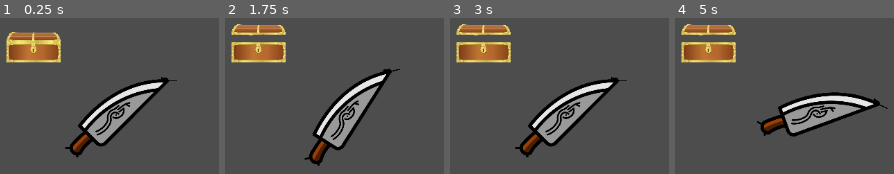
Above: before the commit, frames 1-4 (left to right).
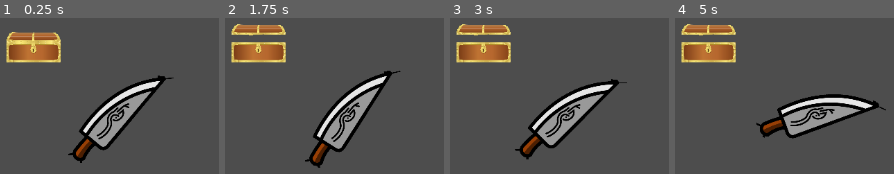
Above: after the commit, the same moments.

Repository: Alinj7/project1
Game: Godot game, scene res://Scenes/Main.tscn
The game is run twice, just before and just after one commit, with the same random seed, the same clock (stepped at 60 frames per second) and the same inputs.
Inputs (mouse positions are in pixels of both pictures, inside the frame that each line leads up to):
- Up to frame 1 (0.25 s): no input
- Up to frame 2 (1.75 s): tap Enter at 0.5 s; move the mouse to (257, 47) at 0.52 s; click (257, 47) at 0.67 s; move the mouse to (345, 119) at 1.27 s; click (345, 119) at 1.42 s
- Up to frame 3 (3 s): move the mouse to (outside the picture) at 2.02 s; click (outside the picture) at 2.17 s; tap Space at 2.75 s; move the mouse to (outside the picture) at 2.77 s; click (outside the picture) at 2.92 s
- Up to frame 4 (5 s): tap Enter at 3.5 s; move the mouse to (outside the picture) at 3.52 s; click (outside the picture) at 3.67 s; tap Space at 4.25 s; move the mouse to (802, 120) at 4.27 s; click (802, 120) at 4.42 s

The runs differ from the first frame. In frame 1, 5.9% of the frame differs, in the area x 29-81%, y 36-93%; in frame 2, 5.3%; in frame 3, 5.3%; in frame 4, 5.3%.
Error before the commit: Invalid access to property or key of type 'String' on a base object of type 'Dictionary'. (res://Scripts/weapon.gd:47)

Commit message:
Add files via upload

Diff:
--- a/project1/Scenes/fight_arena.tscn
+++ b/project1/Scenes/fight_arena.tscn
@@ -1,7 +1,11 @@
-[gd_scene load_steps=3 format=3 uid="uid://dv208tu3uwmrj"]
+[gd_scene load_steps=7 format=3 uid="uid://dv208tu3uwmrj"]
 
 [ext_resource type="Script" path="res://Scripts/fight_arena.gd" id="1_n77yw"]
 [ext_resource type="PackedScene" uid="uid://cn0cojw0yasyv" path="res://Scenes/fighter.tscn" id="1_t5ee8"]
+[ext_resource type="Texture2D" uid="uid://cfcb2snxlpyo8" path="res://Assets/UI/hp_bar_red.png" id="3_bvfol"]
+[ext_resource type="Texture2D" uid="uid://bd04885agusi1" path="res://Assets/UI/hp_bar_over.png" id="4_gi0dv"]
+[ext_resource type="Texture2D" uid="uid://b7n00a76iyegw" path="res://Assets/UI/hp_bar_green.png" id="5_50ojx"]
+[ext_resource type="Texture2D" uid="uid://dcwqamrj8tlnh" path="res://Assets/UI/ok_button.png" id="6_fxh40"]
 
 [node name="fight_arena" type="Node2D"]
 script = ExtResource("1_n77yw")
@@ -9,8 +13,10 @@
 [node name="spawn_points" type="Node2D" parent="."]
 
 [node name="hero_point" type="Node2D" parent="spawn_points"]
+position = Vector2(265, 306)
 
 [node name="enemy_point" type="Node2D" parent="spawn_points"]
+position = Vector2(917, 304)
 
 [node name="Fighters" type="Node2D" parent="."]
 
@@ -20,3 +26,112 @@
 [node name="enemy" parent="Fighters" instance=ExtResource("1_t5ee8")]
 position = Vector2(921, 316)
 scale = Vector2(-1, 1)
+
+[node name="CanvasLayer" type="CanvasLayer" parent="."]
+
+[node name="UI" type="Control" parent="CanvasLayer"]
+layout_mode = 3
+anchors_preset = 15
+anchor_right = 1.0
+anchor_bottom = 1.0
+grow_horizontal = 2
+grow_vertical = 2
+
+[node name="hero_bar" type="TextureProgressBar" parent="CanvasLayer/UI"]
+layout_mode = 1
+offset_left = 153.0
+offset_top = 32.0
+offset_right = 453.0
+offset_bottom = 82.0
+value = 100.0
+texture_under = ExtResource("3_bvfol")
+texture_over = ExtResource("4_gi0dv")
+texture_progress = ExtResource("5_50ojx")
+
+[node name="enemy_bar" type="TextureProgressBar" parent="CanvasLayer/UI"]
+layout_mode = 1
+anchors_preset = 1
+anchor_left = 1.0
+anchor_right = 1.0
+offset_left = -428.0
+offset_top = 32.0
+offset_right = -128.0
+offset_bottom = 82.0
+grow_horizontal = 0
+value = 100.0
+texture_under = ExtResource("3_bvfol")
+texture_over = ExtResource("4_gi0dv")
+texture_progress = ExtResource("5_50ojx")
+
+[node name="hero_hp_label" type="Label" parent="CanvasLayer/UI"]
+layout_mode = 0
+offset_left = 160.0
+offset_top = 99.0
+offset_right = 200.0
+offset_bottom = 122.0
+theme_override_font_sizes/font_size = 40
+text = "0"
+
+[node name="enemy_hp_label" type="Label" parent="CanvasLayer/UI"]
+layout_mode = 1
+anchors_preset = 1
+anchor_left = 1.0
+anchor_right = 1.0
+offset_left = -167.0
+offset_top = 96.0
+offset_right = -127.0
+offset_bottom = 154.0
+grow_horizontal = 0
+theme_override_font_sizes/font_size = 40
+text = "0"
+
+[node name="End_mathch_panel" type="Panel" parent="CanvasLayer/UI"]
+visible = false
+layout_mode = 1
+anchors_preset = 8
+anchor_left = 0.5
+anchor_top = 0.5
+anchor_right = 0.5
+anchor_bottom = 0.5
+offset_left = -172.0
+offset_top = -160.0
+offset_right = 172.0
+offset_bottom = 160.0
+grow_horizontal = 2
+grow_vertical = 2
+
+[node name="Label" type="Label" parent="CanvasLayer/UI/End_mathch_panel"]
+layout_mode = 1
+anchors_preset = 5
+anchor_left = 0.5
+anchor_right = 0.5
+offset_left = -58.0
+offset_top = 63.0
+offset_right = 65.0
+offset_bottom = 108.0
+grow_horizontal = 2
+size_flags_horizontal = 4
+theme_override_font_sizes/font_size = 30
+text = "you won"
+
+[node name="TextureButton" type="TextureButton" parent="CanvasLayer/UI/End_mathch_panel"]
+layout_mode = 1
+anchors_preset = 7
+anchor_left = 0.5
+anchor_top = 1.0
+anchor_right = 0.5
+anchor_bottom = 1.0
+offset_left = -78.0
+offset_top = -193.0
+offset_right = 86.0
+offset_bottom = -27.0
+grow_horizontal = 2
+grow_vertical = 0
+texture_normal = ExtResource("6_fxh40")
+stretch_mode = 0
+
+[connection signal="end_match" from="." to="." method="_on_end_match"]
+[connection signal="next_attack" from="." to="." method="_on_next_attack"]
+[connection signal="attack_end" from="Fighters/hero" to="." method="_on_hero_attack_end"]
+[connection signal="attack_end" from="Fighters/enemy" to="." method="_on_enemy_attack_end"]
+[connection signal="pressed" from="CanvasLayer/UI/End_mathch_panel/TextureButton" to="." method="_on_texture_button_pressed"]
--- a/project1/Scenes/fighter.tscn
+++ b/project1/Scenes/fighter.tscn
@@ -17,6 +17,30 @@
 "speed": 5.0
 }]
 
+[sub_resource type="Animation" id="Animation_w18on"]
+resource_name = "attack"
+tracks/0/type = "value"
+tracks/0/imported = false
+tracks/0/enabled = true
+tracks/0/path = NodePath("AnimatedSprite:position")
+tracks/0/interp = 1
+tracks/0/loop_wrap = true
+tracks/0/keys = {
+"times": PackedFloat32Array(0, 0.5, 1),
+"transitions": PackedFloat32Array(1, 1, 1),
+"update": 0,
+"values": [Vector2(0, 0), Vector2(200, 0), Vector2(0, 0)]
+}
+
+[sub_resource type="Animation" id="Animation_sty3b"]
+length = 0.001
+
+[sub_resource type="AnimationLibrary" id="AnimationLibrary_pkli8"]
+_data = {
+"RESET": SubResource("Animation_sty3b"),
+"attack": SubResource("Animation_w18on")
+}
+
 [node name="fighter" type="Node2D"]
 script = ExtResource("1_257ni")
 
@@ -32,4 +56,11 @@
 frame_progress = 0.54867
 
 [node name="attach_point" type="Node2D" parent="."]
-position = Vector2(106, 1)
+position = Vector2(106, -1)
+
+[node name="AnimationPlayer" type="AnimationPlayer" parent="."]
+libraries = {
+"": SubResource("AnimationLibrary_pkli8")
+}
+
+[connection signal="animation_finished" from="AnimationPlayer" to="." method="_on_animation_player_animation_finished"]
--- a/project1/Scenes/weapon.tscn
+++ b/project1/Scenes/weapon.tscn
@@ -1,10 +1,10 @@
-[gd_scene load_steps=8 format=3 uid="uid://cfvrpyg5aecbs"]
+[gd_scene load_steps=9 format=3 uid="uid://cfvrpyg5aecbs"]
 
 [ext_resource type="Script" path="res://Scripts/weapon.gd" id="1_6mqsn"]
 [ext_resource type="Texture2D" uid="uid://ej2e4y0ci1pq" path="res://Assets/weapons/Knife.png" id="1_okfss"]
 
 [sub_resource type="RectangleShape2D" id="RectangleShape2D_d6aud"]
-size = Vector2(152, 116)
+size = Vector2(137, 116)
 
 [sub_resource type="Animation" id="Animation_8hb3k"]
 length = 0.001
@@ -64,24 +64,41 @@
 "values": [Vector2(0, 0), Vector2(0, 0), Vector2(0, 0), Vector2(0, 0), Vector2(0, 0), Vector2(0, 0), Vector2(-2.98023e- …(473 unchanged characters)…
 }
 
+[sub_resource type="Animation" id="Animation_quk1c"]
+resource_name = "move"
+tracks/0/type = "value"
+tracks/0/imported = false
+tracks/0/enabled = true
+tracks/0/path = NodePath("..:position")
+tracks/0/interp = 1
+tracks/0/loop_wrap = true
+tracks/0/keys = {
+"times": PackedFloat32Array(0, 0.5, 1),
+"transitions": PackedFloat32Array(1, 1, 1),
+"update": 0,
+"values": [Vector2(0, 0), Vector2(200, 0), Vector2(0, 0)]
+}
+
 [sub_resource type="AnimationLibrary" id="AnimationLibrary_vn1oi"]
 _data = {
 "RESET": SubResource("Animation_8hb3k"),
 "attack": SubResource("Animation_k6un3"),
-"knife": SubResource("Animation_w6a8y")
+"knife": SubResource("Animation_w6a8y"),
+"move": SubResource("Animation_quk1c")
 }
 
 [node name="weapon" type="Node2D"]
 script = ExtResource("1_6mqsn")
+weapon_name = "knife"
 
 [node name="Area2D" type="Area2D" parent="."]
 
 [node name="CollisionShape2D" type="CollisionShape2D" parent="Area2D"]
-position = Vector2(0, 1)
+position = Vector2(-1.5, 1)
 shape = SubResource("RectangleShape2D_d6aud")
 
 [node name="Polygon2D" type="Polygon2D" parent="Area2D"]
-position = Vector2(-73.0743, -56.8709)
+position = Vector2(-73, -54)
 scale = Vector2(0.287237, 0.287237)
 texture = ExtResource("1_okfss")
 skeleton = NodePath("../../Skeleton2D")
@@ -98,6 +115,8 @@
 [node name="Skeleton2D" type="Skeleton2D" parent="."]
 
 [node name="knife" type="Bone2D" parent="Skeleton2D"]
+visible = false
+rotation = -0.0872665
 rest = Transform2D(1, 0, 0, 1, 0, 0)
 
 [connection signal="input_event" from="Area2D" to="." method="wapon_click"]
Not shown: 1 places in project1/Scenes/fighter.tscn that only renumber resources
